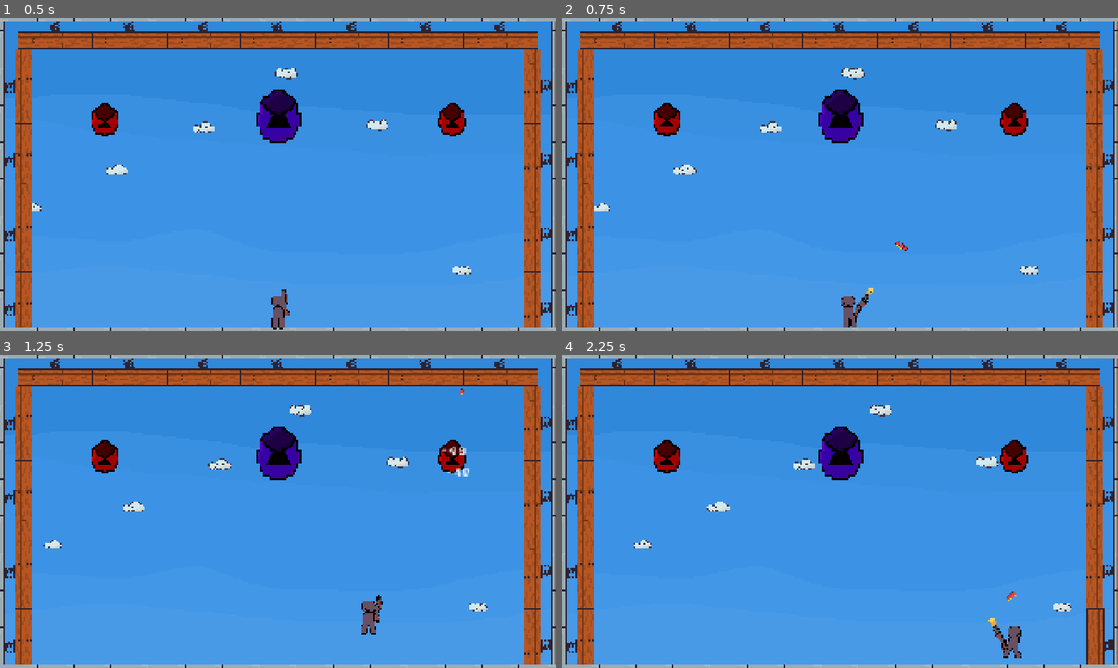
Above: before the commit, frames 1-4 (two rows, left to right).
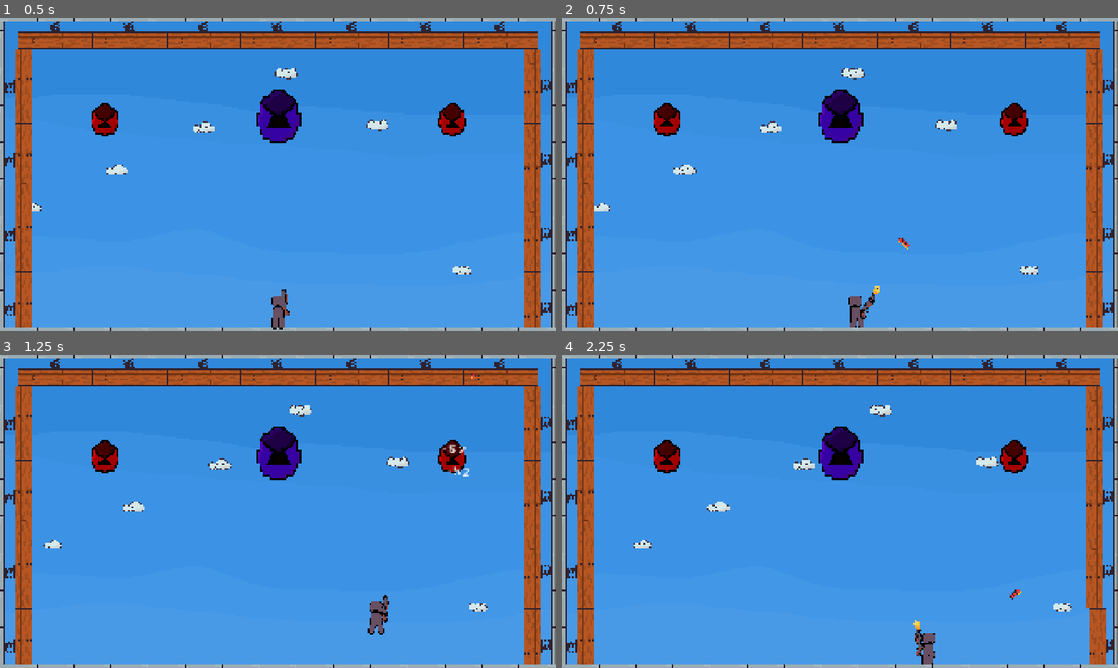
Above: after the commit, the same moments.

Repository: Sominnyusz/Vault
Game: Godot game, scene res://scenes/game.tscn
Two runs of this game, one before a commit and one after it. Both use one fixed random seed, a clock stepped at 60 frames per second and the inputs below.
Inputs (mouse positions are in pixels of both pictures, inside the frame that each line leads up to):
- Up to frame 1 (0.5 s): no input
- Up to frame 2 (0.75 s): tap Enter (playAgain) at 0.5 s; move the mouse to (962, 158) at 0.52 s; hold D (move_Right) from 0.53 s (still down); click (962, 158) at 0.6 s
- Up to frame 3 (1.25 s): keep holding D (move_Right); tap Space (jump) at 0.77 s
- Up to frame 4 (2.25 s): move the mouse to (728, 527) at 1.27 s; tap Enter (playAgain) at 1.35 s; tap Space (jump) at 1.52 s; click (728, 527) at 1.55 s; move the mouse to (895, 442) at 2.02 s; release D (move_Right) at 2.03 s; hold A (move_Left) from 2.03 s (still down); click (895, 442) at 2.1 s

Frame 1 is identical in both runs. In frame 2, 0.5% of the frame differs, in the area x 50-63%, y 70-99%; in frame 3, 0.5%; in frame 4, 1.1%, in the area x 63-99%, y 74-99%.

Commit message:
V.1.2.: Death +; Beta Parry

Diff:
--- a/project.godot
+++ b/project.godot
@@ -27,6 +27,7 @@
 
 Enemy=""
 player=""
+projectile=""
 
 [input]
 
@@ -70,6 +71,11 @@
 ]
 }
 
+[layer_names]
+
+2d_physics/layer_3="Player Projectiles"
+2d_physics/layer_4="Enemy Projectiles"
+
 [physics]
 
 3d/physics_engine="Jolt Physics"
--- a/scenes/bigdrone.tscn
+++ b/scenes/bigdrone.tscn
@@ -177,7 +177,7 @@
 [sub_resource type="CircleShape2D" id="CircleShape2D_t8q2s"]
 radius = 38.013157
 
-[node name="BigDrone" type="CharacterBody2D" unique_id=1314568553]
+[node name="BigDrone" type="CharacterBody2D" unique_id=1314568553 groups=["Enemy"]]
 script = ExtResource("1_2kvsy")
 health = 750
 
--- a/scenes/orb.tscn
+++ b/scenes/orb.tscn
@@ -5,16 +5,132 @@
 
 [sub_resource type="CircleShape2D" id="CircleShape2D_4cumu"]
 
-[node name="Orb" type="Node2D" unique_id=172375612]
+[sub_resource type="Animation" id="Animation_ubfm6"]
+length = 0.001
+tracks/0/type = "value"
+tracks/0/imported = false
+tracks/0/enabled = true
+tracks/0/path = NodePath("Sprite:rotation")
+tracks/0/interp = 1
+tracks/0/loop_wrap = true
+tracks/0/keys = {
+"times": PackedFloat32Array(0),
+"transitions": PackedFloat32Array(1),
+"update": 0,
+"values": [0.0]
+}
+tracks/1/type = "value"
+tracks/1/imported = false
+tracks/1/enabled = true
+tracks/1/path = NodePath("Sprite:position")
+tracks/1/interp = 1
+tracks/1/loop_wrap = true
+tracks/1/keys = {
+"times": PackedFloat32Array(0),
+"transitions": PackedFloat32Array(1),
+"update": 0,
+"values": [Vector2(0, 0)]
+}
+tracks/2/type = "value"
+tracks/2/imported = false
+tracks/2/enabled = true
+tracks/2/path = NodePath("Sprite:self_modulate")
+tracks/2/interp = 1
+tracks/2/loop_wrap = true
+tracks/2/keys = {
+"times": PackedFloat32Array(0),
+"transitions": PackedFloat32Array(1),
+"update": 0,
+"values": [Color(1, 1, 1, 1)]
+}
+tracks/3/type = "value"
+tracks/3/imported = false
+tracks/3/enabled = true
+tracks/3/path = NodePath("Sprite:scale")
+tracks/3/interp = 1
+tracks/3/loop_wrap = true
+tracks/3/keys = {
+"times": PackedFloat32Array(0),
+"transitions": PackedFloat32Array(1),
+"update": 0,
+"values": [Vector2(1, 1)]
+}
+
+[sub_resource type="Animation" id="Animation_g6cbt"]
+resource_name = "explode"
+length = 0.3
+tracks/0/type = "value"
+tracks/0/imported = false
+tracks/0/enabled = true
+tracks/0/path = NodePath("Sprite:rotation")
+tracks/0/interp = 1
+tracks/0/loop_wrap = true
+tracks/0/keys = {
+"times": PackedFloat32Array(0, 0.3),
+"transitions": PackedFloat32Array(1, 2.6390147),
+"update": 0,
+"values": [0.0, 0.5235987755982988]
+}
+tracks/1/type = "value"
+tracks/1/imported = false
+tracks/1/enabled = true
+tracks/1/path = NodePath("Sprite:position")
+tracks/1/interp = 1
+tracks/1/loop_wrap = true
+tracks/1/keys = {
+"times": PackedFloat32Array(0, 0.3),
+"transitions": PackedFloat32Array(1, 1),
+"update": 0,
+"values": [Vector2(0, 0), Vector2(0, -7)]
+}
+tracks/2/type = "value"
+tracks/2/imported = false
+tracks/2/enabled = true
+tracks/2/path = NodePath("Sprite:self_modulate")
+tracks/2/interp = 1
+tracks/2/loop_wrap = true
+tracks/2/keys = {
+"times": PackedFloat32Array(0, 0.3),
+"transitions": PackedFloat32Array(1, 1),
+"update": 0,
+"values": [Color(1, 1, 1, 1), Color(1, 0.6431373, 0, 0)]
+}
+tracks/3/type = "value"
+tracks/3/imported = false
+tracks/3/enabled = true
+tracks/3/path = NodePath("Sprite:scale")
+tracks/3/interp = 1
+tracks/3/loop_wrap = true
+tracks/3/keys = {
+"times": PackedFloat32Array(0, 0.3),
+"transitions": PackedFloat32Array(1, 1),
+"update": 0,
+"values": [Vector2(1, 1), Vector2(2, 2)]
+}
+
+[sub_resource type="AnimationLibrary" id="AnimationLibrary_vnh3v"]
+_data = {
+&"RESET": SubResource("Animation_ubfm6"),
+&"explode": SubResource("Animation_g6cbt")
+}
+
+[node name="Orb" type="Node2D" unique_id=172375612 groups=["projectile"]]
 scale = Vector2(1.2, 1.2)
 script = ExtResource("1_ubfm6")
 
 [node name="Sprite" type="Sprite2D" parent="." unique_id=724896917]
 texture = ExtResource("1_ktqa0")
 
-[node name="Area" type="Area2D" parent="." unique_id=630389639]
+[node name="Area" type="Area2D" parent="Sprite" unique_id=630389639 groups=["projectile"]]
+collision_layer = 8
+collision_mask = 5
 
-[node name="Hitbox" type="CollisionShape2D" parent="Area" unique_id=938906803]
+[node name="Hitbox" type="CollisionShape2D" parent="Sprite/Area" unique_id=938906803]
 shape = SubResource("CircleShape2D_4cumu")
 
-[connection signal="body_entered" from="Area" to="." method="_on_area_body_entered"]
+[node name="AnimationPlayer" type="AnimationPlayer" parent="Sprite" unique_id=875969628]
+root_node = NodePath("../..")
+libraries/ = SubResource("AnimationLibrary_vnh3v")
+
+[connection signal="area_entered" from="Sprite/Area" to="." method="_on_area_area_entered"]
+[connection signal="animation_finished" from="Sprite/AnimationPlayer" to="." method="_on_animation_player_animation_finished"]
--- a/scenes/player.tscn
+++ b/scenes/player.tscn
@@ -30,7 +30,7 @@
 
 [sub_resource type="AtlasTexture" id="AtlasTexture_0yhus"]
 atlas = ExtResource("3_smehm")
-region = Rect2(0, 0, 54, 33)
+region = Rect2(0, 0, 33, 54)
 
 [sub_resource type="AtlasTexture" id="AtlasTexture_nubpm"]
 atlas = ExtResource("2_dqkch")
@@ -561,17 +561,87 @@
 "speed": 60.0
 }]
 
+[sub_resource type="Animation" id="Animation_smehm"]
+length = 0.001
+tracks/0/type = "value"
+tracks/0/imported = false
+tracks/0/enabled = true
+tracks/0/path = NodePath(".:rotation")
+tracks/0/interp = 1
+tracks/0/loop_wrap = true
+tracks/0/keys = {
+"times": PackedFloat32Array(0),
+"transitions": PackedFloat32Array(1),
+"update": 0,
+"values": [0.0]
+}
+tracks/1/type = "value"
+tracks/1/imported = false
+tracks/1/enabled = true
+tracks/1/path = NodePath(".:modulate")
+tracks/1/interp = 1
+tracks/1/loop_wrap = true
+tracks/1/keys = {
+"times": PackedFloat32Array(0),
+"transitions": PackedFloat32Array(1),
+"update": 0,
+"values": [Color(1, 1, 1, 1)]
+}
+
+[sub_resource type="Animation" id="Animation_ur7pv"]
+resource_name = "death"
+length = 2.0
+tracks/0/type = "value"
+tracks/0/imported = false
+tracks/0/enabled = true
+tracks/0/path = NodePath(".:rotation")
+tracks/0/interp = 1
+tracks/0/loop_wrap = true
+tracks/0/keys = {
+"times": PackedFloat32Array(0, 0.26666665),
+"transitions": PackedFloat32Array(1, 1),
+"update": 0,
+"values": [0.0, 1.5707964]
+}
+tracks/1/type = "value"
+tracks/1/imported = false
+tracks/1/enabled = true
+tracks/1/path = NodePath(".:modulate")
+tracks/1/interp = 1
+tracks/1/loop_wrap = true
+tracks/1/keys = {
+"times": PackedFloat32Array(1.5, 2),
+"transitions": PackedFloat32Array(1, 1),
+"update": 0,
+"values": [Color(1, 1, 1, 1), Color(1, 1, 1, 0)]
+}
+
+[sub_resource type="AnimationLibrary" id="AnimationLibrary_y4r1p"]
+_data = {
+&"RESET": SubResource("Animation_smehm"),
+&"death": SubResource("Animation_ur7pv")
+}
+
 [node name="Player" type="CharacterBody2D" unique_id=1597781540 groups=["player"]]
 script = ExtResource("1_g2els")
 
-[node name="CollisionShape2D" type="CollisionShape2D" parent="." unique_id=133633137]
+[node name="Area" type="Area2D" parent="." unique_id=2039279526 groups=["player"]]
+
+[node name="Hitbox" type="CollisionShape2D" parent="Area" unique_id=133633137]
 position = Vector2(0, 3)
 shape = SubResource("RectangleShape2D_4cumu")
 
-[node name="AnimatedSprite2D" type="AnimatedSprite2D" parent="." unique_id=684578022]
+[node name="Sprite" type="AnimatedSprite2D" parent="." unique_id=684578022]
 sprite_frames = SubResource("SpriteFrames_4cumu")
 animation = &"Death"
 autoplay = "Idle"
 
 [node name="SHOTTY" parent="." unique_id=1738369162 instance=ExtResource("7_fjrip")]
 position = Vector2(14, 4)
+
+[node name="Hitbox" type="CollisionShape2D" parent="." unique_id=1882968373]
+position = Vector2(0, 3)
+shape = SubResource("RectangleShape2D_4cumu")
+
+[node name="AnimationPlayer" type="AnimationPlayer" parent="." unique_id=1527332557]
+libraries/ = SubResource("AnimationLibrary_y4r1p")
--- a/scenes/shell.tscn
+++ b/scenes/shell.tscn
@@ -6,7 +6,7 @@
 [sub_resource type="RectangleShape2D" id="RectangleShape2D_4cumu"]
 size = Vector2(9, 11)
 
-[node name="Shell" type="Node2D" unique_id=45829732]
+[node name="Shell" type="Node2D" unique_id=45829732 groups=["projectile"]]
 scale = Vector2(0.8, 0.8)
 script = ExtResource("1_sb42f")
 
@@ -14,11 +14,14 @@
 rotation = 1.5707964
 texture = ExtResource("1_bo4bk")
 
-[node name="Area" type="Area2D" parent="." unique_id=507021620]
+[node name="Area" type="Area2D" parent="." unique_id=507021620 groups=["projectile"]]
 rotation = 1.5707964
+collision_layer = 4
+collision_mask = 9
 
 [node name="Hitbox" type="CollisionShape2D" parent="Area" unique_id=856445273]
 position = Vector2(0.5, 2.5)
 shape = SubResource("RectangleShape2D_4cumu")
 
 [connection signal="area_entered" from="Area" to="." method="_on_area_area_entered"]
+[connection signal="body_entered" from="Area" to="." method="_on_area_body_entered"]
--- a/scripts/orb.gd
+++ b/scripts/orb.gd
@@ -1,12 +1,24 @@
 extends Node2D
 
+@onready var animator: AnimationPlayer = $Sprite/AnimationPlayer
+
 var speed = randi_range(250, 375)
+var impact = false
 
 func _process(delta: float) -> void:
-	position += Vector2.from_angle(rotation) * speed * delta
+	if not impact:
+		position += Vector2.from_angle(rotation) * speed * delta
 
 
-func _on_area_body_entered(body: Node2D) -> void:
-	if body.name == "Player":
-		body.lives -= 1
-		queue_free()
+func _on_area_area_entered(area: Area2D) -> void:
+	if area.is_in_group("player"):
+		area.get_parent().takedamage()
+		impact = true
+		animator.play("explode")
+	if area.is_in_group("projectile"):
+		area.get_parent().explode()
+		impact = true
+		animator.play("explode")
+
+func _on_animation_player_animation_finished(anim_name: StringName) -> void:
+	queue_free()
--- a/scripts/player.gd
+++ b/scripts/player.gd
@@ -1,6 +1,7 @@
 extends CharacterBody2D
 
-@onready var sprite: AnimatedSprite2D = $AnimatedSprite2D
+@onready var sprite: AnimatedSprite2D = $Sprite
+@onready var animator: AnimationPlayer = $AnimationPlayer
 @onready var SHOTTY: Node2D = $SHOTTY
 @onready var deathscreen = preload("res://scenes/death_screen.tscn")
 
@@ -38,7 +39,7 @@
 		if horizontal == 0 and is_on_floor():
 			velocity.x = 0
 
-		velocity.x *= 0.95
+		velocity.x *= 0 if death else 0.95
 		if abs(velocity.x) < 10:
 			velocity.x = 0
 
@@ -76,9 +77,13 @@
 		return gravity
 	return fall_gravity
 
+func takedamage():
+	lives -= 1
+
 func die():
-	$CollisionShape2D.disabled = true
 	sprite.play("Death")
+	animator.play("death")
+	rotation_degrees = 90
 	var instance = deathscreen.instantiate()
 	instance.global_position = Vector2(0, 0)
 	instance.get_node("kills").text = "Total kills: " + str(get_parent().kills)
--- a/scripts/shell.gd
+++ b/scripts/shell.gd
@@ -8,8 +8,10 @@
 	else:
 		position += transform.x * speed * delta
 
-
 func _on_area_area_entered(area: Area2D) -> void:
 	if area.is_in_group("Enemy"):
 		area.get_parent().takedmg(int(speed/20))
 		queue_free()
+
+func explode():
+	queue_free()
--- a/scripts/shotty.gd
+++ b/scripts/shotty.gd
@@ -7,6 +7,7 @@
 
 var chamber: bool = true
 var cooldown: bool = false
+var instance_speed
 
 func _physics_process(delta: float) -> void:
 	if not get_parent().death:
@@ -33,10 +34,11 @@
 			var instance = shell.instantiate()
 			instance.rotation_degrees = rotation_degrees + -4 * (i-1)
 			instance.global_position = shellpoint.global_position
-			instance.speed = abs(get_parent().velocity.x) + abs(get_parent().velocity.y)*0.7 + 722
+			instance_speed = abs(get_parent().velocity.x) + abs(get_parent().velocity.y)*0.7 + -get_parent().position.y + 1022
+			instance.speed = instance_speed
 			get_tree().root.add_child(instance)
 
-		get_parent().velocity -= Vector2.from_angle(rotation) * (abs(get_parent().velocity.x) + 622)
+		get_parent().velocity -= Vector2.from_angle(rotation) * instance_speed / 1.6
 		await sprite.animation_finished
 		sprite.play("default")
 		chamber = true
Binary file changed: assets/coil_death.png
Not shown, changed: export_presets.cfg
Not shown, changed: Vault Linux/Vault.pck
Not shown, changed: Vault.exe
Not shown, added: Vault_V1.exe
